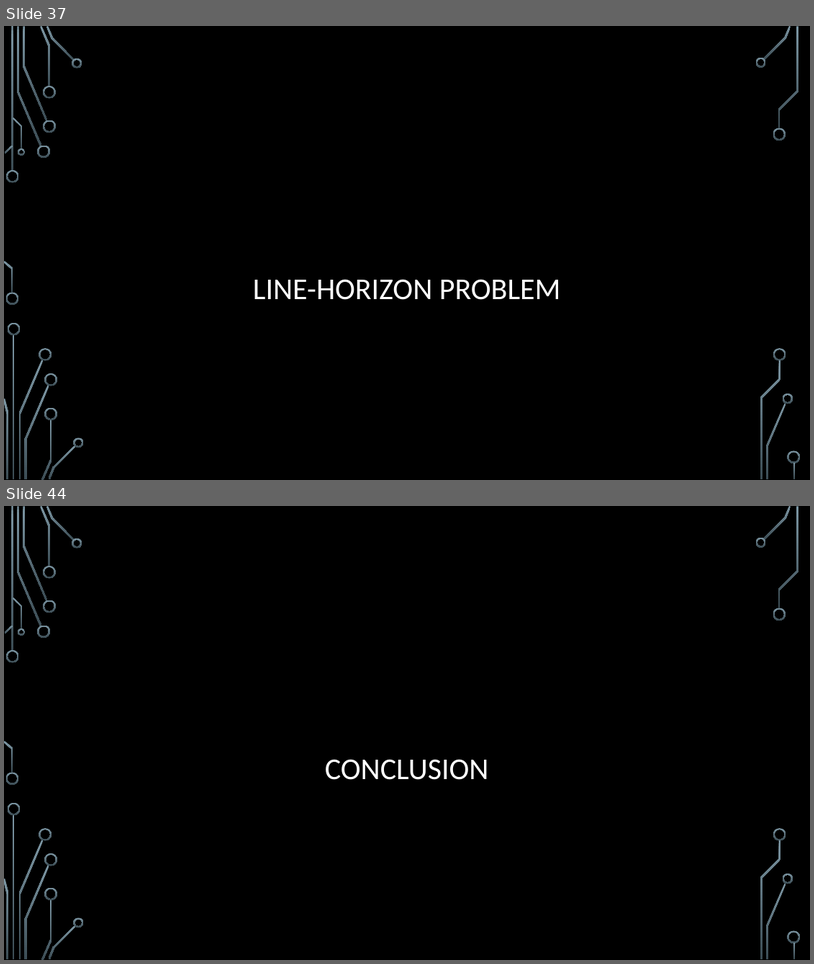
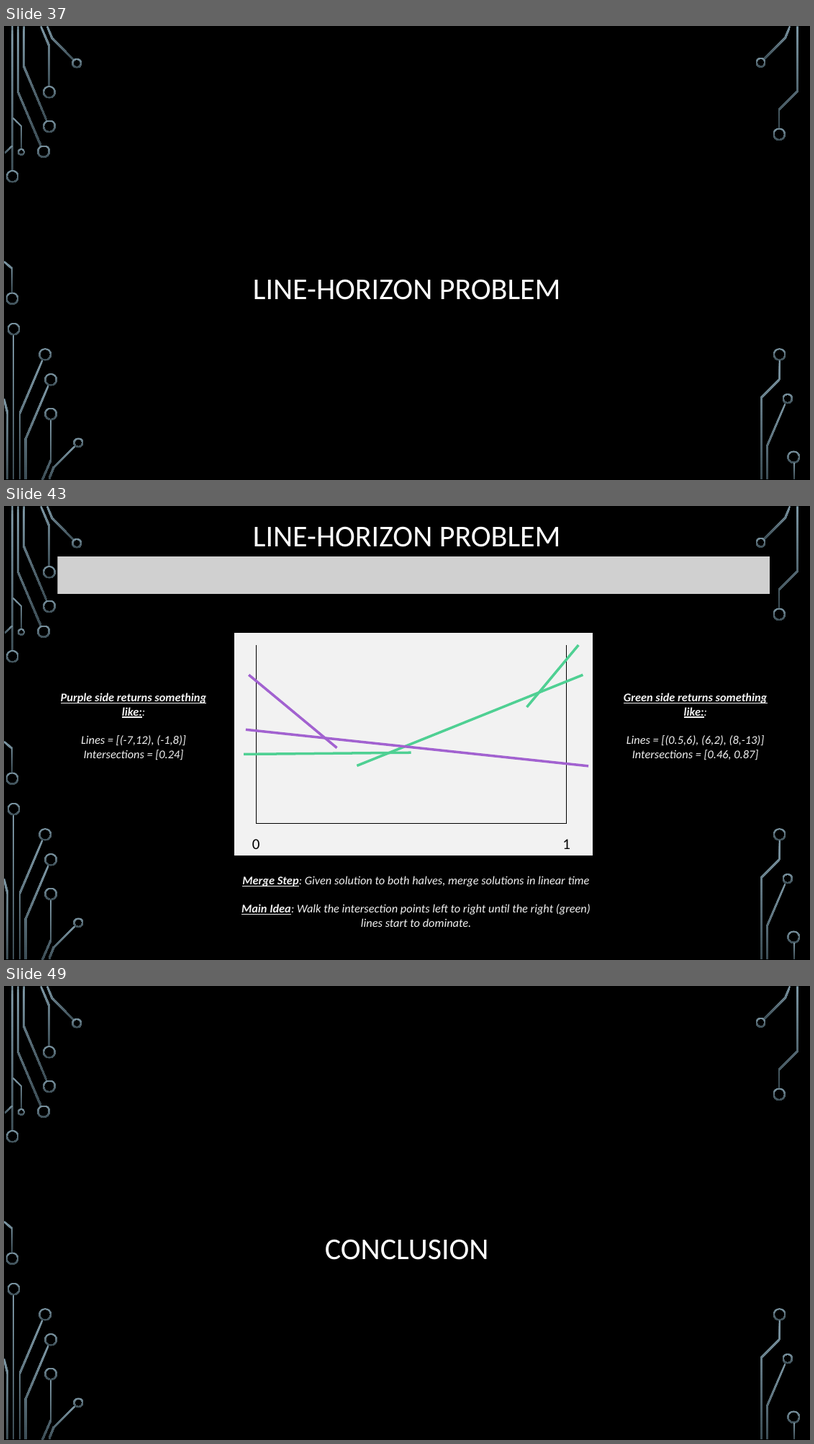
Before and after one commit to janiceeguo/advAlgo, a slide deck: slides/ComputationalGeom-part1-Intersections.pptx. Shown one above the other, each under a label of ours: slides 37 and 44 before the commit, slides 37, 43 and 49 after it; the slides between them are not shown. The pictures are 814x964 and 814x1444 pixels, drawn with LibreOffice and Linux fonts; fonts in the diff are those of the drawing; grey boxes stand for pictures; background and template pictures are left out. Boxes give left, top, right and bottom in pixels: in the first picture for what was removed or moved away, otherwise in the second. Text is boxed around its words. In the diff, an @@ line names an element or a change of style, - is before the commit and + after.

```diff
--- a/slides/ComputationalGeom-part1-Intersections.pptx
+++ b/slides/ComputationalGeom-part1-Intersections.pptx
@@ slide 43 added at bbox=[4, 506, 810, 960], background picture (left out); not listed: 36 template elements that a slide beside it also shows @@
@@ title added at bbox=[253, 526, 561, 547], 36 pt, text #FFFFFF @@
+LINE-HORIZON PROBLEM
@@ picture added at bbox=[58, 557, 771, 595] @@
@@ text added at bbox=[61, 692, 206, 760], 14 pt, text #F2F2F2, italic @@
+Purple side returns something like::
+Lines = [(-7,12), (-1,8)]
+Intersections = [0.24]
@@ text added at bbox=[624, 692, 768, 760], 14 pt, text #F2F2F2, italic @@
+Green side returns something like::
+Lines = [(0.5,6), (6,2), (8,-13)]
+Intersections = [0.46, 0.87]
@@ group added at bbox=[234, 633, 594, 856]: 9 lines, 2 texts, 1 rectangle @@
+0
+1
@@ text added at bbox=[242, 875, 591, 926], 14 pt, text #F2F2F2, italic @@
+Merge Step: Given solution to both halves, merge solutions in linear time
+Main Idea: Walk the intersection points left to right until the right (green) lines start to dominate.
@@ what was slide 44 is now slide 49 @@
```
Also in this commit, not shown: 10 other slides added, 6 slides removed, 4 other files.
